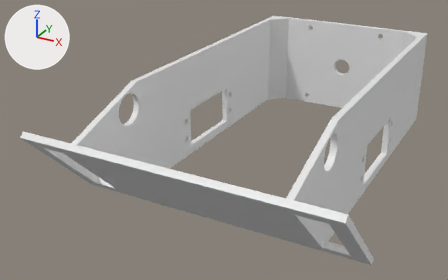
Before and after pictures for a commit that changed the Blender file stl/Case.blend.
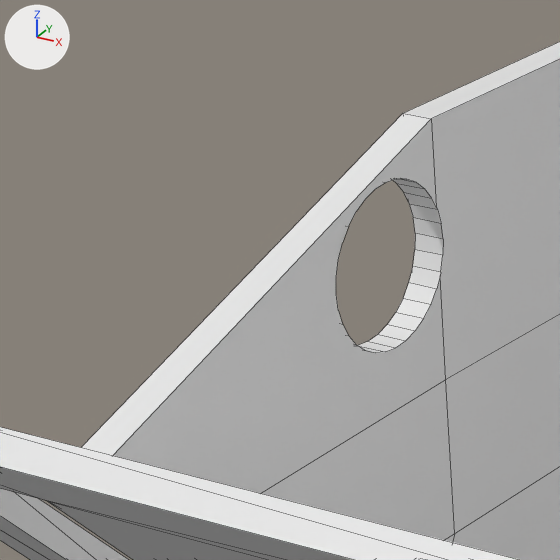
The first picture shows the older version from a 50 mm lens placed at (118.0, -370.0, 113.0), pointed at (-21.0, -118.0, -13.0). The close-ups show both versions on the part from 12% to 36% of the width and 21% to 59% of the height of that picture; other places that the commit changed are outside them. Arrows for +X, +Y and +Z are at upper left; the lights stay in place. The close-ups show mesh edges as thin lines.

The older version as bpy lines, for what is in view:
```python
me_beltholderthinn = bpy.data.meshes.new('BeltHolderThinn')
me_beltholderthinn.from_pydata(...)  # 28 vertices, 56 faces; spans x -70.0..70.0, y -31.2..28.8, z -1.5..1.5
me_servomountplate = bpy.data.meshes.new('ServoMountPlate')
me_servomountplate.from_pydata(...)  # 1232 vertices, 2174 faces; spans x -112.0..90.0, y -15.0..39.0, z -2.0..97.0
ob_beltholderthinn = bpy.data.objects.new('BeltHolderThinn', me_beltholderthinn)
ob_beltholderthinn.location = (0.0, -182.5, -8.3)
ob_beltholderthinn.rotation_euler = (2.356, 0.0, 0.0)  # degrees (135, 0, 0)
ob_servomountplate = bpy.data.objects.new('ServoMountPlate', me_servomountplate)
ob_servomountplate.location = (-47.9, -88.6, -14.6)
ob_servomountplate.rotation_euler = (1.571, 0.0, 1.571)  # degrees (90, 0, 90)
```
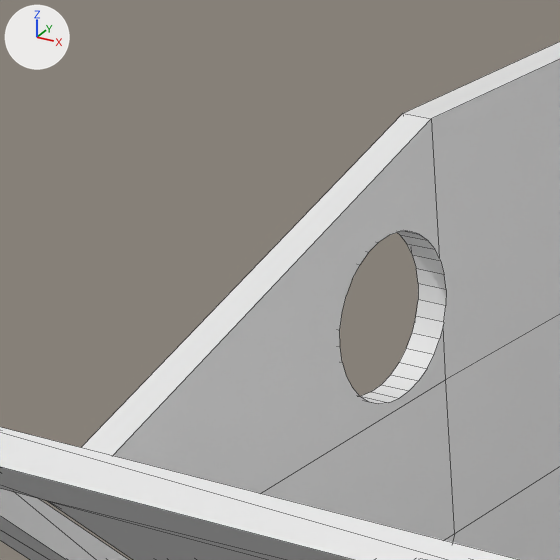
The change, as a list of edits to the scene's bpy script:
```text
Change me_servomountplate:
    where me_servomountplate.from_pydata(...)  # 1232 vertices, 2174 faces; spans x -112.0..90.0, y -15.0..39.0, z -2.0..97.0
    used by ob_servomountplate; location = (-47.9, -88.6, -14.6); rotation_euler = (1.571, 0.0, 1.571), in degrees (90, 0, 90)
    me_servomountplate part 1: all 68 vertices in x -79.0..-64.0, y 20.0..35.0, z -1.0..2.0 are moved by (0.0, -5.0, 0.0)
```

Where the change shows, as pixel boxes [x1, y1, x2, y2] in the close-ups (560 x 560 px; the box of a moved part takes in the faces that stretch with it):
part 1 of me_servomountplate, moved or reshaped
    both: [332, 175, 450, 407]
